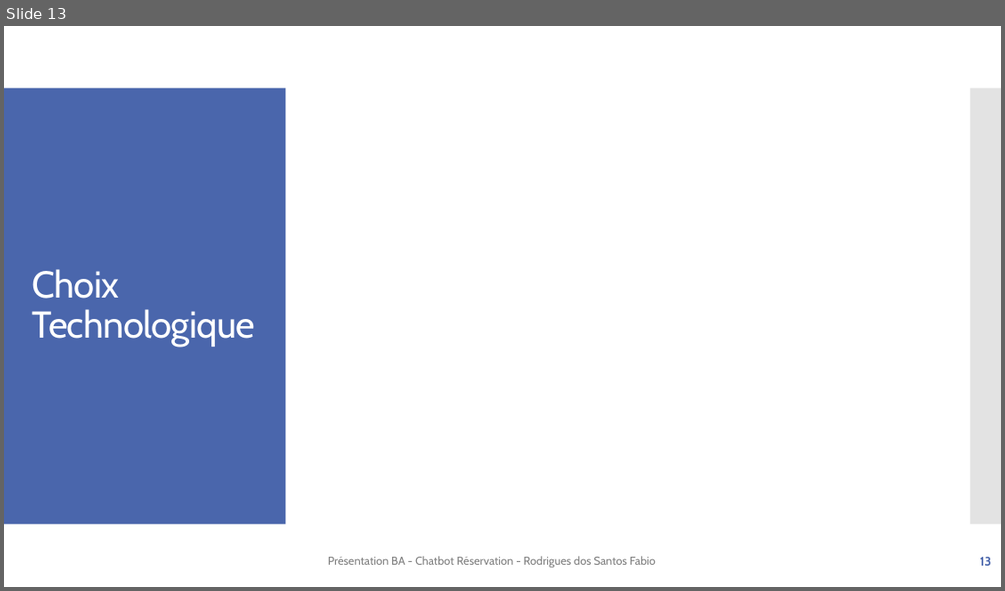
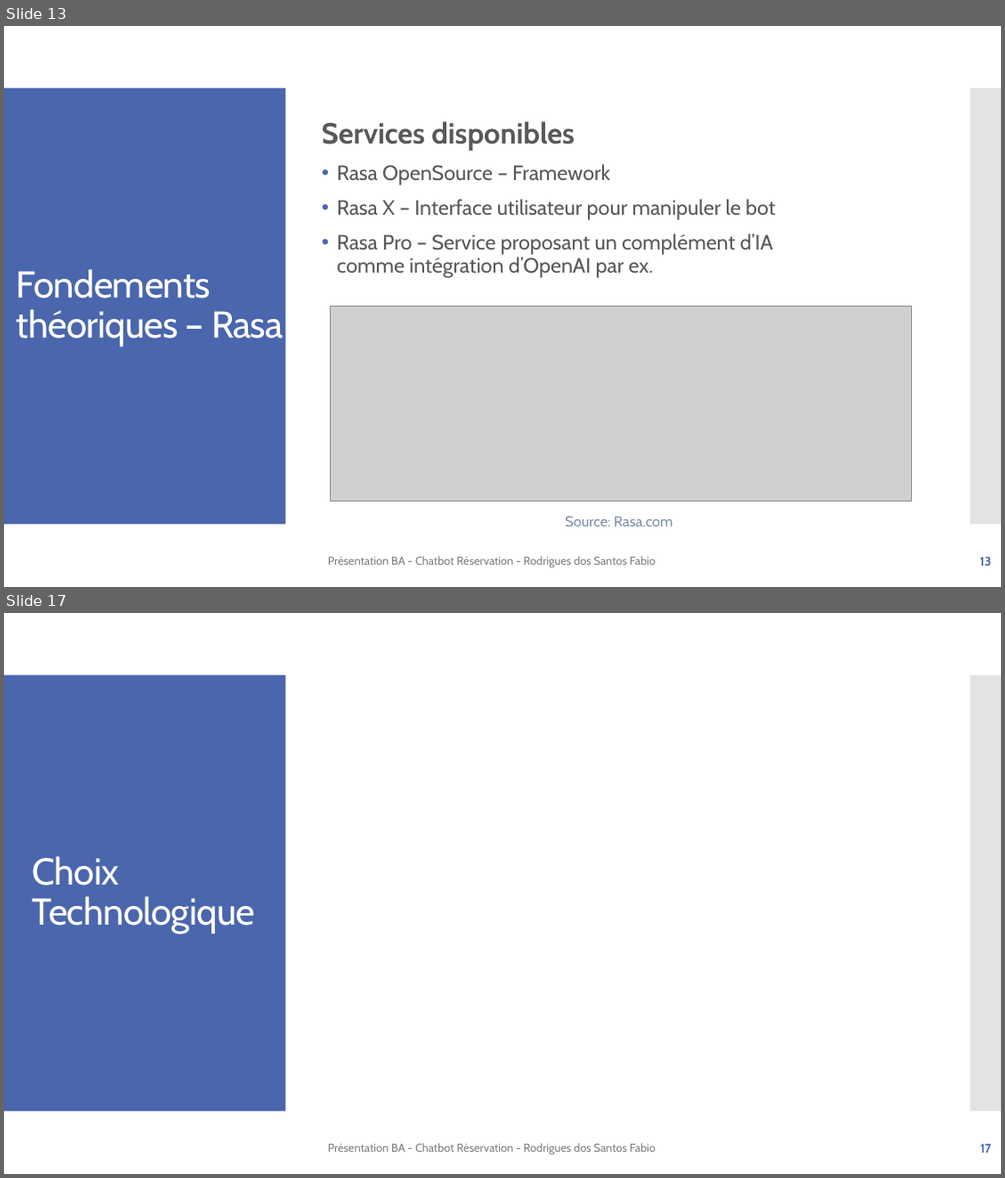
Before and after one commit to f-rdrgs/projet-bachelor, a slide deck: documentation/travail_bachelor/ISC_LOG_presentation_diplome_RodriguesDosSantosFabio_EggenbergNiklaus_2024.pptx. Shown one above the other, each under a label of ours: slide 13 before the commit, slides 13 and 17 after it; the slides between them are not shown. The pictures are 1005x591 and 1005x1178 pixels, drawn with LibreOffice and Linux fonts; fonts in the diff are those of the drawing; grey boxes stand for pictures. Boxes give left, top, right and bottom in pixels: in the first picture for what was removed or moved away, otherwise in the second. Text is boxed around its words. In the diff, an @@ line names an element or a change of style, - is before the commit and + after.

Commit message:
màj présentation, partie rasa

```diff
--- a/documentation/travail_bachelor/ISC_LOG_presentation_diplome_RodriguesDosSantosFabio_EggenbergNiklaus_2024.pptx
+++ b/documentation/travail_bachelor/ISC_LOG_presentation_diplome_RodriguesDosSantosFabio_EggenbergNiklaus_2024.pptx
@@ slide 13 added at box(4, 26, 1001, 587), background #FFFFFF; not listed: 2 template elements that a slide beside it also shows @@
@@ text added at box(322, 121, 776, 278), 20 pt, text #595959 @@
+Services disponibles
+• Rasa OpenSource – Framework
+• Rasa X – Interface utilisateur pour manipuler le bot
+• Rasa Pro – Service proposant un complément d’IA comme intégration d’OpenAI par ex.
@@ title added at box(16, 269, 283, 346), 36 pt, text #FFFFFF @@
+Fondements théoriques – Rasa
@@ picture added at box(331, 306, 912, 501) @@
@@ text added at box(565, 516, 672, 526), 14 pt, text #7F8FA9 @@
+Source: Rasa.com
@@ text added at box(328, 556, 655, 567), 11 pt, text #808080 @@
+Présentation BA - Chatbot Réservation - Rodrigues dos Santos Fabio
@@ page number added at box(979, 556, 991, 565), 12 pt, text #4A66AC, bold @@
+13
@@ what was slide 13 is now slide 17 @@
@@ page number at box(980, 1143, 991, 1152): text changed @@
-13
+17
```
Also in this commit, not shown: 6 slides changed, 3 other slides added.
